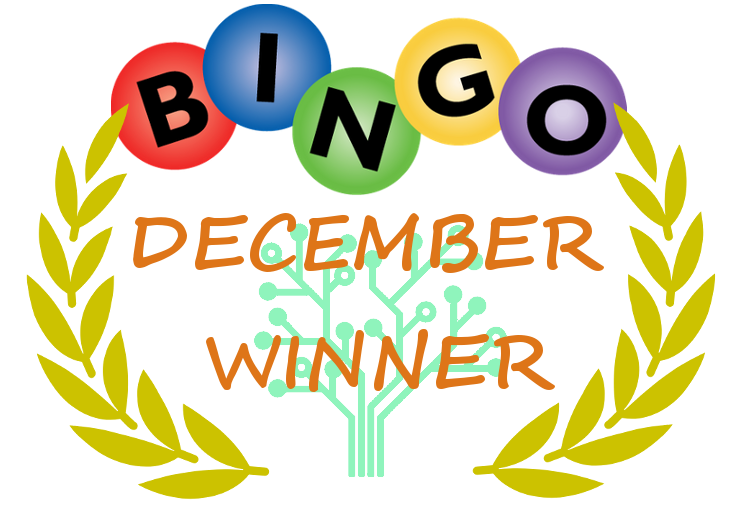
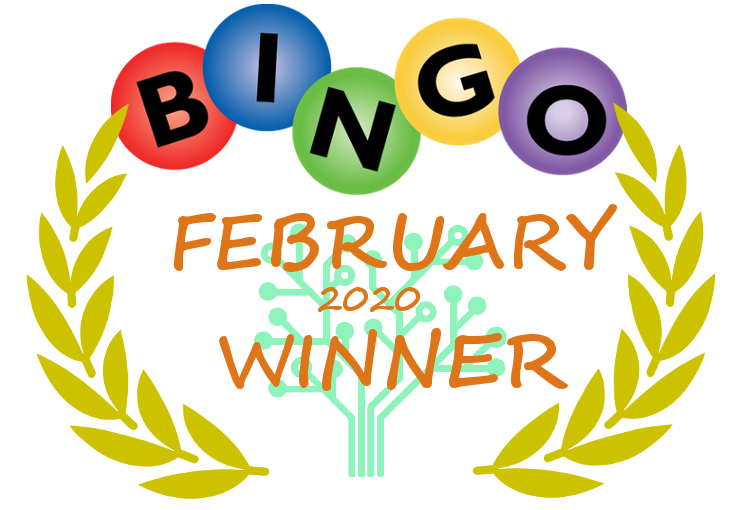
Two versions of the same layered image (737px x 510px). Layer-by-layer changes:
added layer "2020" above "FEBRUARY ..." over (318, 287, 420, 312)
renamed "DECEMBER ..." to "FEBRUARY ...", painted on it over (133, 204, 617, 392)
